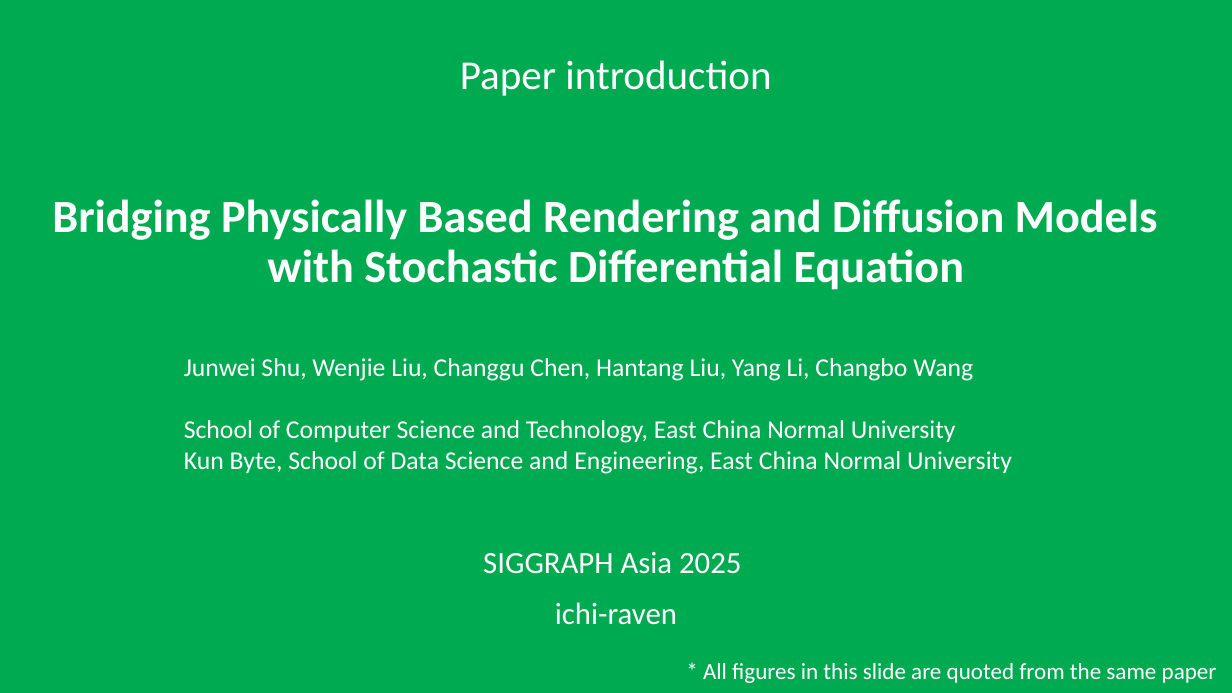
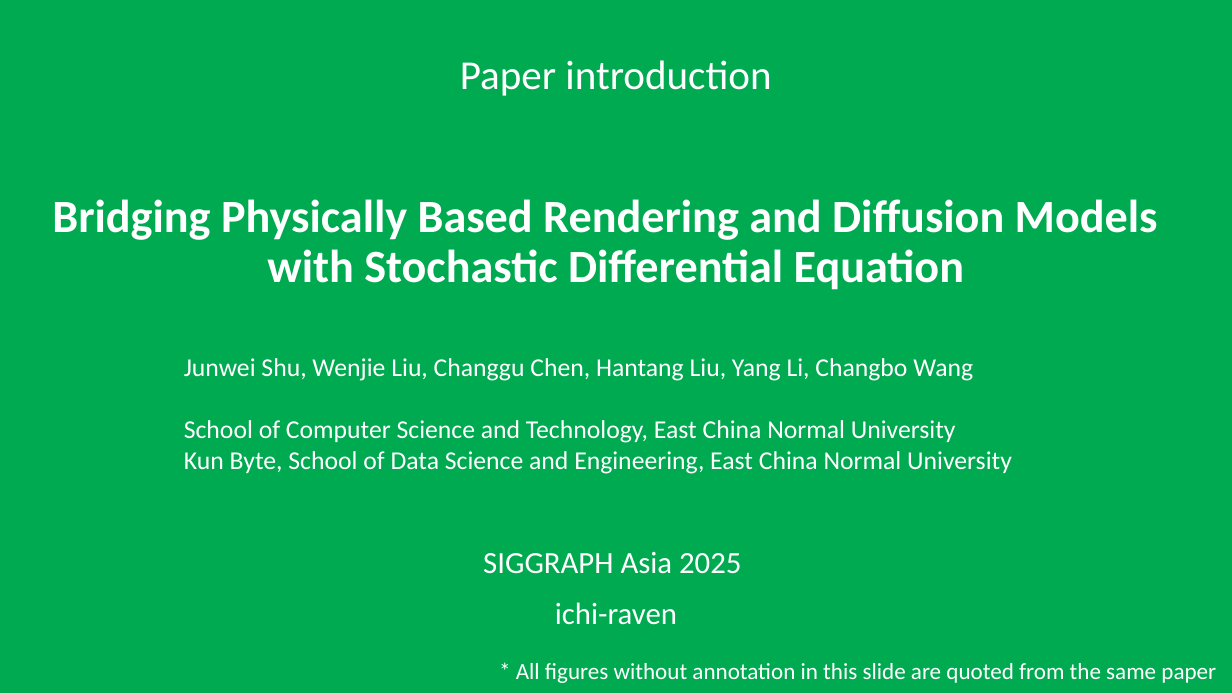
Before and after one commit to ichi-raven/paper-introductions, a slide deck: slide 1 of Bridging Physically Based Rendering and Diffusion Models with Stochastic Differential Equation.pptx. Drawn at 1232x693 pixels with LibreOffice and Linux fonts; fonts in the diff are those of the drawing. Boxes give left, top, right and bottom in pixels: in the first picture for what was removed or moved away, otherwise in the second. Text is boxed around its words. In the diff, an @@ line names an element or a change of style, - is before the commit and + after.

Commit message:
working on Bridging Physically Based Rendering and Diffusion Models with Stochastic Differential Equation

```diff
--- a/Bridging Physically Based Rendering and Diffusion Models with Stochastic Differential Equation.pptx
+++ b/Bridging Physically Based Rendering and Diffusion Models with Stochastic Differential Equation.pptx
@@ text at (x1=516, y1=663, x2=1216, y2=683): text changed @@
-* All figures in this slide are quoted from the same paper
+* All figures without annotation in this slide are quoted from the same paper
```
Also in this commit, not shown: 6 slides added, 1 slide removed, 1 other file.
